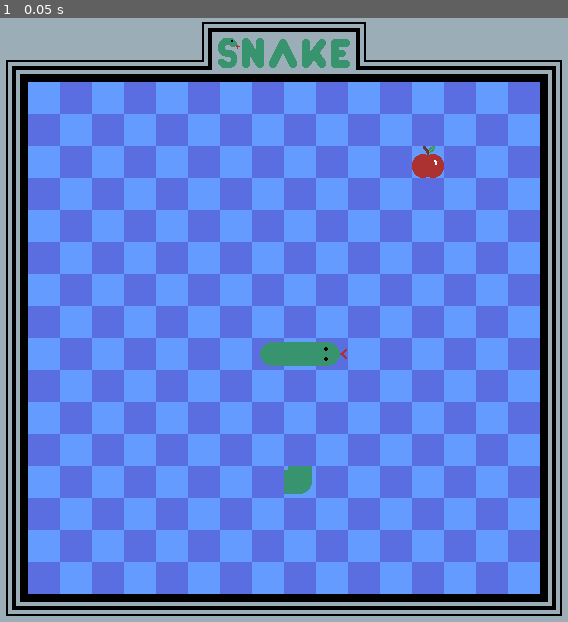
Above: before the commit, frame 1.
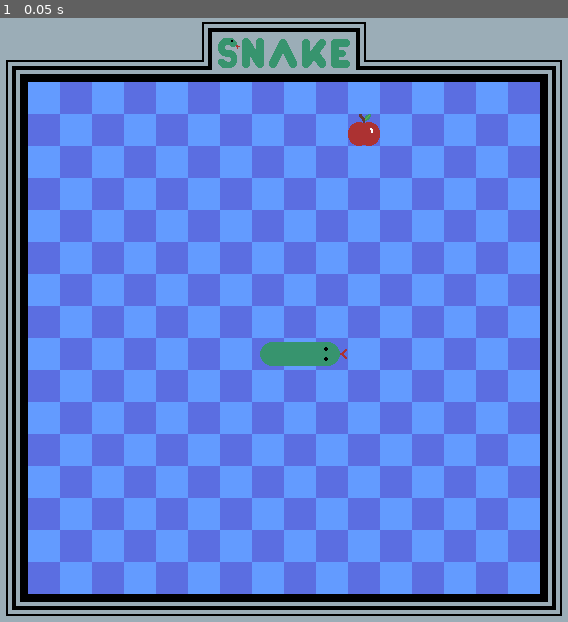
Above: after the commit, the same moment.

Repository: conor-wilson/snake
Game: Godot game, scene res://scenes/snake.tscn
Two runs of this game, one before a commit and one after it. Both use one fixed random seed, a clock stepped at 60 frames per second and the inputs below. This scene is started directly instead of the project's main scene.
Inputs:
- Up to frame 1 (0.05 s): no input

The runs differ from the first frame. In frame 1, 0.6% of the frame differs, in the area x 50-79%, y 15-79%.

Commit message:
Added set_apple_cell() func to Snake scene script

Diff:
--- a/scenes/snake.gd
+++ b/scenes/snake.gd
@@ -5,8 +5,8 @@
 func _ready():
 	set_head_cell(Vector2(11, 10), Vector2.RIGHT)
 	set_straight_cell(Vector2(10, 10), Vector2.RIGHT)
-	set_corner_cell(Vector2(10, 14), Vector2.UP, Vector2.LEFT)
 	set_tail_cell(Vector2(9, 10), Vector2.RIGHT)
+	set_apple_cell()
 
 
 # TODO: Descriptor
@@ -32,6 +32,12 @@
 	var altID = cardinal_to_alt_id(direction)
 	set_cell(1, coords, 0, Vector2(5,1), altID)
 
+
+# TODO: Descriptor
+func set_apple_cell():
+	# TODO: make sure apple doesn't spawn on snake tile
+	var coords = Vector2i(randi_range(2,18), randi_range(2,18))
+	set_cell(1, coords, 0, Vector2(2,1))
 
 # Called every frame. 'delta' is the elapsed time since the previous frame.
 func _process(delta):
--- a/scenes/snake.tscn
+++ b/scenes/snake.tscn
@@ -11,7 +11,7 @@
 layer_0/z_index = -1
 layer_0/tile_data = PackedInt32Array(18, 0, 0, 19, 65536, 0, 16, 0, 0, 17, 65536, 0, 14, 0, 0, 15, 65536, 0, 12, 0, 0,  …(6287 unchanged characters)…
 layer_1/name = "Game Level"
-layer_1/tile_data = PackedInt32Array(0, 131072, 0, 1, 131072 …(2745 unchanged characters)… 6, 805306369, 1179666, 65536, 1342177281, 262158, 131072, 1)
+layer_1/tile_data = PackedInt32Array(0, 131072, 0, 1, 131072 …(2745 unchanged characters)… 6, 805306369, 1179666, 65536, 1342177281)
 layer_2/name = "Foreground"
 layer_2/z_index = 1
 layer_2/tile_data = PackedInt32Array()
